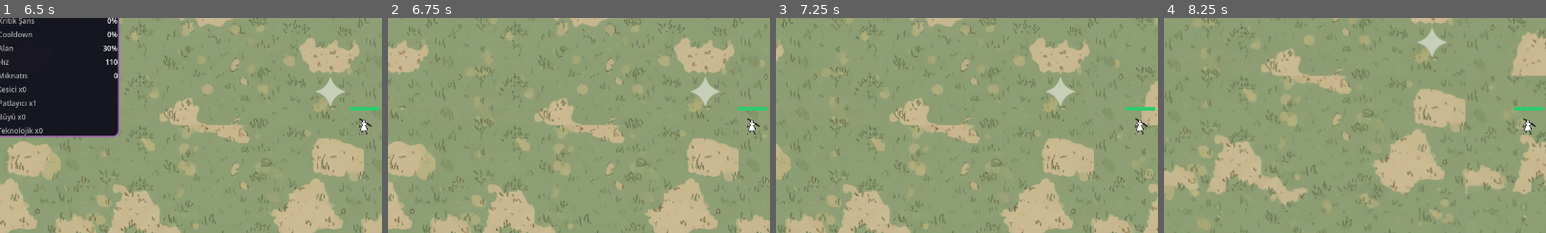
Above: before the commit, frames 1-4 (left to right).
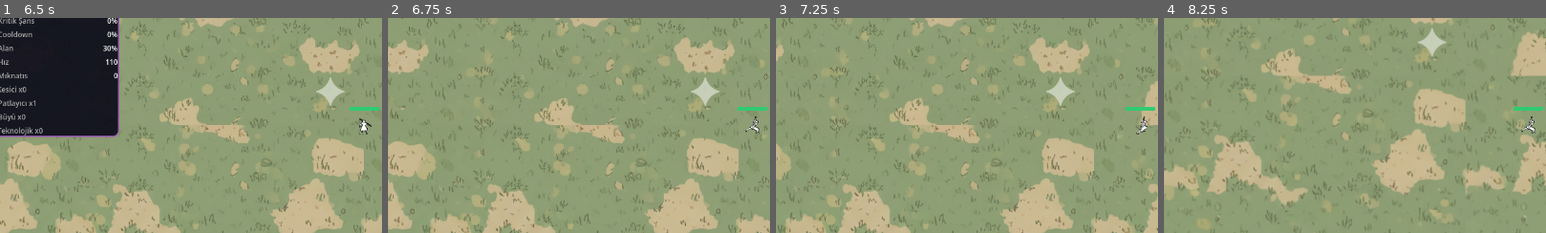
Above: after the commit, the same moments.

Repository: jegy911/survivors-clone
Game: Godot game, scene res://ui/main_menu.tscn
Two runs of this game, one before a commit and one after it. Both use one fixed random seed, a clock stepped at 60 frames per second and the inputs below. Sound files missing from this copy of the repository are replaced by a short silence.
Inputs:
- Up to frame 1 (6.5 s): click "▶ OYNA" at 0.5 s; click "Seç" at 1.25 s; click "▶ Oyna" at 2 s; click "← GERİ" at 2.75 s; click "Seç" at 3.5 s; click "▶ Oyna" at 4.25 s; click "▶ BAŞLAT!" at 5 s; click "📊" at 5.75 s
- Up to frame 2 (6.75 s): tap Enter at 6.5 s; hold Right (ui_right) from 6.53 s (still down)
- Up to frame 3 (7.25 s): keep holding Right (ui_right)
- Up to frame 4 (8.25 s): release Right (ui_right) at 7.28 s; hold Down (ui_down) 7.28-8.03 s; hold Right (ui_right) from 8.03 s (still down)
The pictures show only the part of the screen within x 2-52%, y 25-75%; the shares and areas given below are measured in that part.

Frame 1 is identical in both runs. In frame 2, 0.2% of the frame differs, in the area x 93-98%, y 45-55%; in frame 3, 0.2%; in frame 4, 0.2%.

Commit message:
Update player.gd

Diff:
--- a/player/player.gd
+++ b/player/player.gd
@@ -223,6 +223,29 @@
 		direction.y -= 1
 	velocity = direction.normalized() * SPEED
 	move_and_slide()
+	_update_animation(direction)
+
+func _update_animation(direction: Vector2):
+	var sprite = get_node_or_null("AnimatedSprite2D")
+	if sprite == null:
+		return
+	if direction == Vector2.ZERO:
+		# Duruyorsa idle
+		var current = sprite.animation
+		if current.begins_with("walk"):
+			sprite.play(current.replace("walk", "idle"))
+	else:
+		# Hareket yönüne göre animasyon
+		if abs(direction.x) > abs(direction.y):
+			if direction.x > 0:
+				sprite.play("walk_right")
+			else:
+				sprite.play("walk_left")
+		else:
+			if direction.y > 0:
+				sprite.play("walk_down")
+			else:
+				sprite.play("walk_up")
 
 func _process(delta):
 	# Pasif can yenileme
